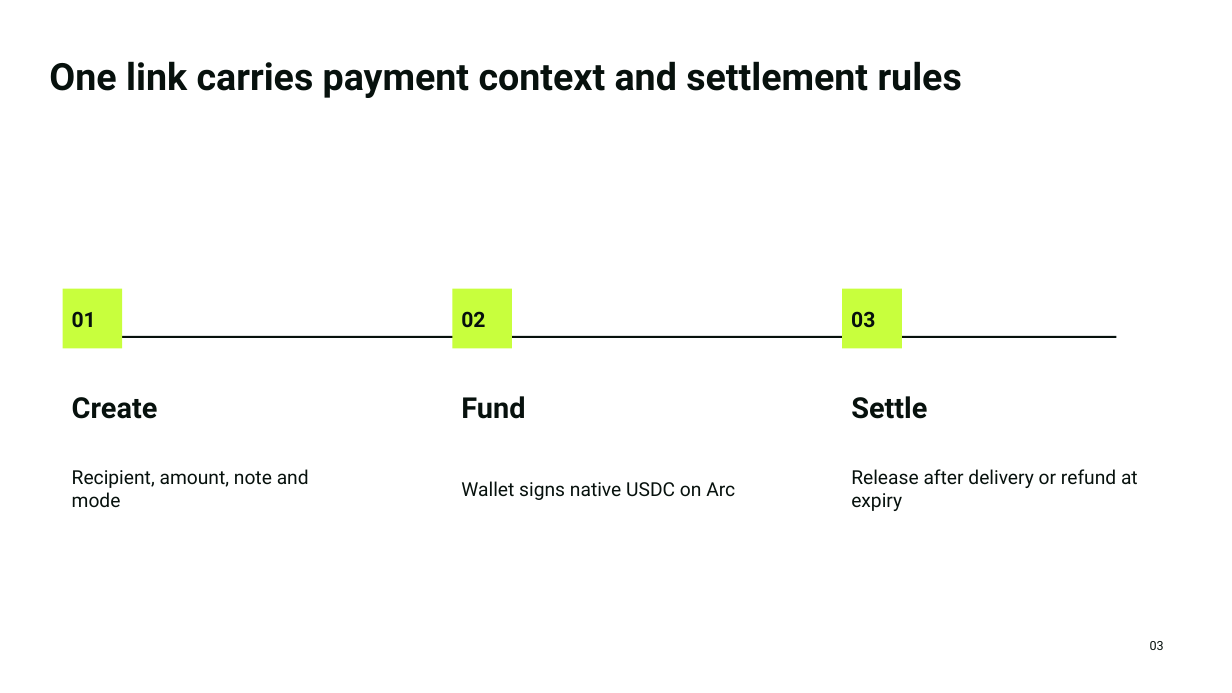
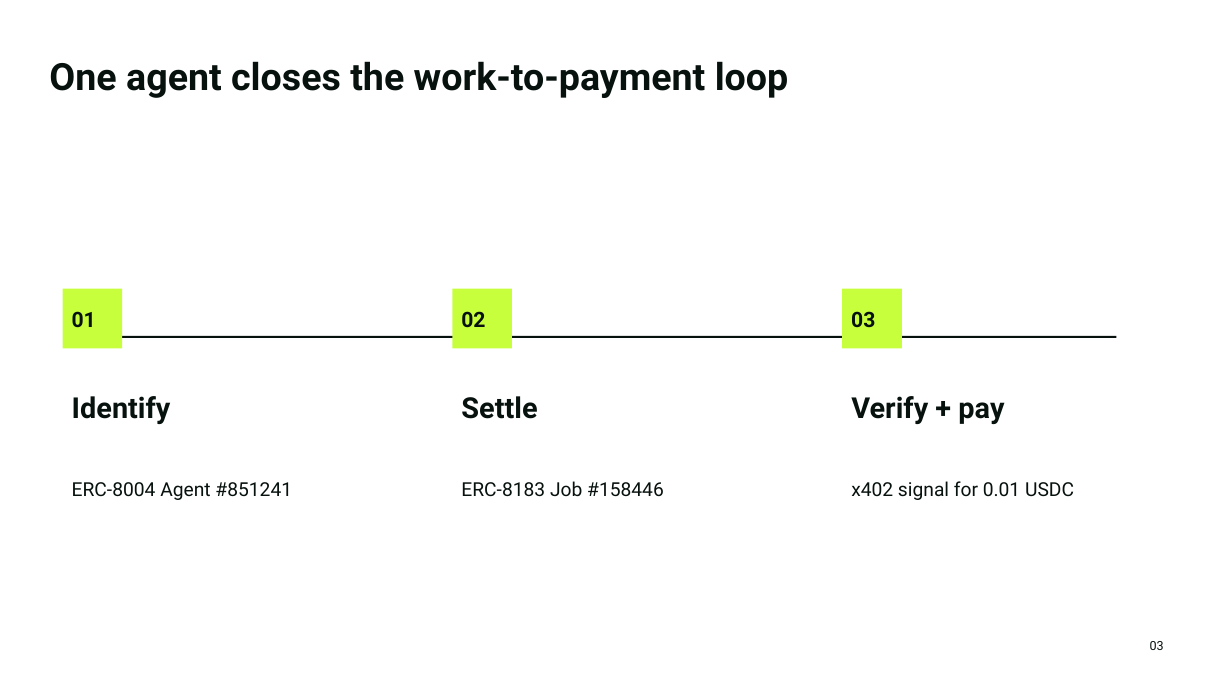
Before and after one commit to chendafu2573/arc-paylink, a slide deck: slide 3 of outputs/arc-paylink-pitch.pptx. Drawn at 1232x693 pixels with LibreOffice and Linux fonts; fonts in the diff are those of the drawing. Boxes give left, top, right and bottom in pixels: in the first picture for what was removed or moved away, otherwise in the second. Text is boxed around its words. In the diff, an @@ line names an element or a change of style, - is before the commit and + after.

Commit message:
docs(submission): 升级 Agentic 演示材料

```diff
--- a/outputs/arc-paylink-pitch.pptx
+++ b/outputs/arc-paylink-pitch.pptx
@@ text at (x1=49, y1=61, x2=789, y2=98): text changed @@
-One link carries payment context and settlement rules
+One agent closes the work-to-payment loop
@@ text at (x1=72, y1=396, x2=171, y2=424): text changed @@
-Create
+Identify
@@ text at (x1=461, y1=396, x2=537, y2=419): text changed @@
-Fund
+Settle
@@ text at (x1=851, y1=396, x2=1004, y2=424): text changed @@
-Settle
+Verify + pay
@@ text at (x1=72, y1=482, x2=292, y2=500): text changed @@
-Recipient, amount, note and mode
+ERC-8004 Agent #851241
@@ text at (x1=461, y1=481, x2=664, y2=497): text changed @@
-Wallet signs native USDC on Arc
+ERC-8183 Job #158446
@@ text at (x1=851, y1=481, x2=1074, y2=500): text changed @@
-Release after delivery or refund at expiry
+x402 signal for 0.01 USDC
```
Also in this commit, not shown: 5 other slides changed, 3 other files.
